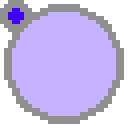
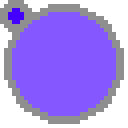
Layer changes from the first 128x128 image to the second:
painted on "Layer 2" over left=12, top=12, right=116, bottom=116
